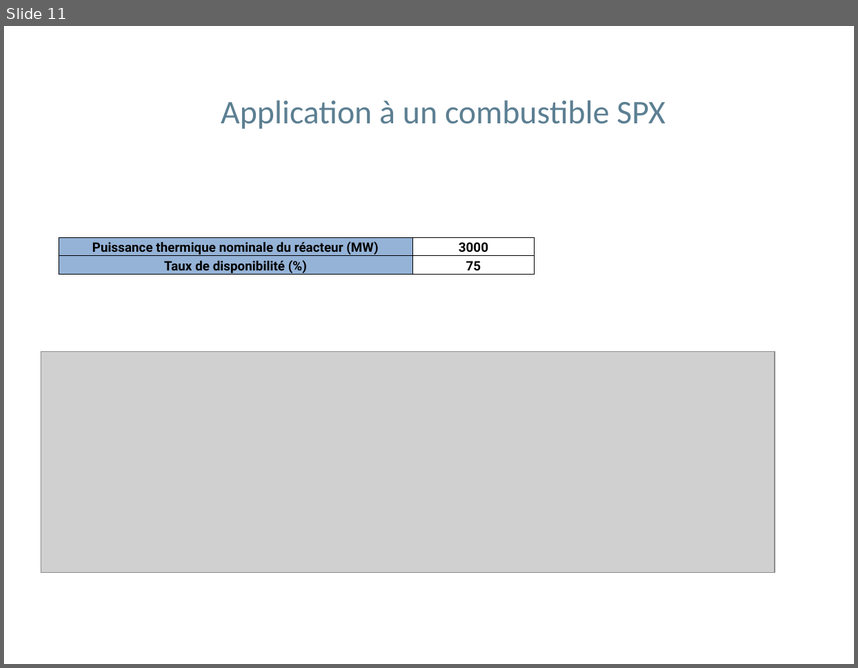
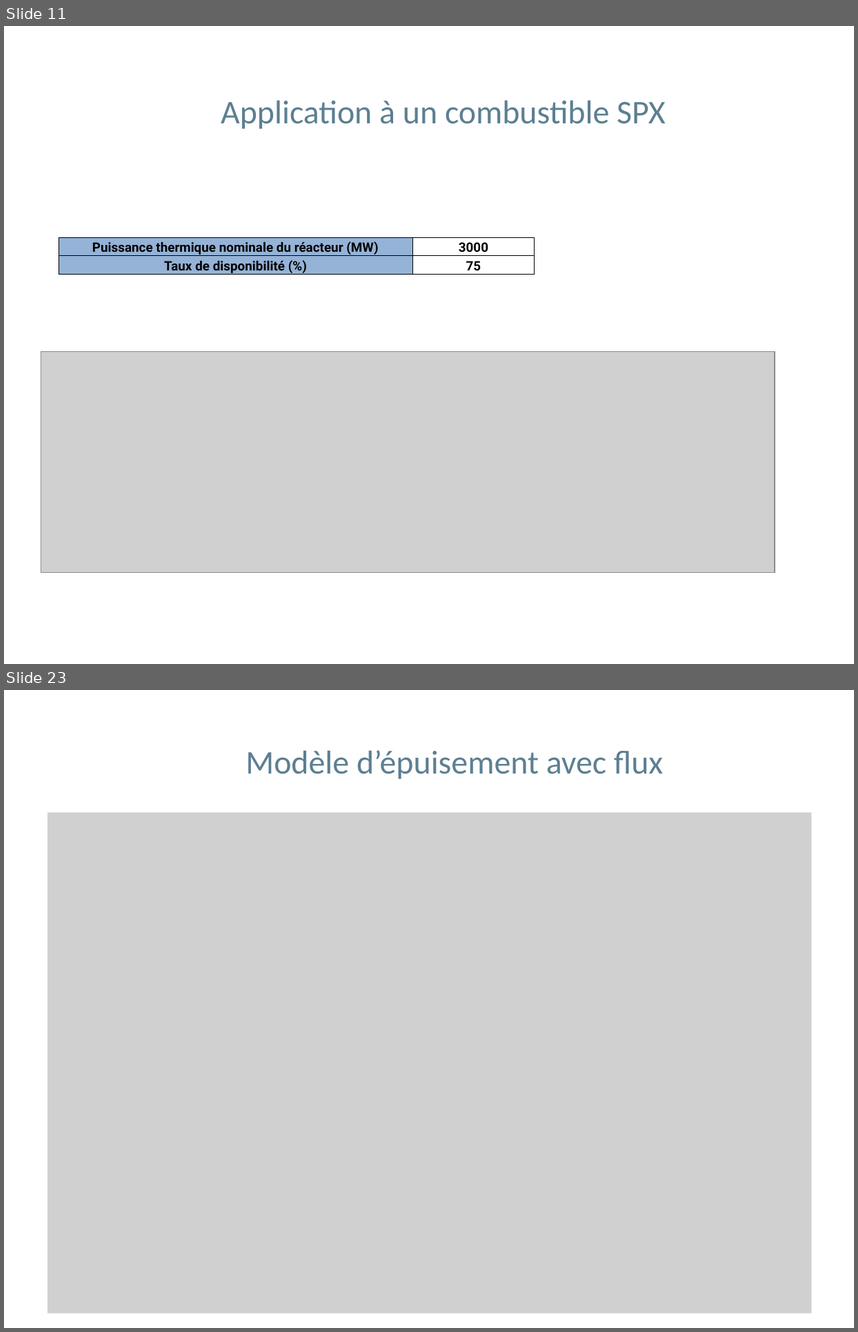
Before and after one commit to phjacquet/physor-smr-fbo, a slide deck: Fabien/PHR-FBO-L1_Mod.Epuis.pptx. Shown one above the other, each under a label of ours: slide 11 before the commit, slides 11 and 23 after it; the slides between them are not shown. The pictures are 858x668 and 858x1332 pixels, drawn with LibreOffice and Linux fonts; fonts in the diff are those of the drawing; grey boxes stand for pictures; background and template pictures are left out. Boxes give left, top, right and bottom in pixels: in the first picture for what was removed or moved away, otherwise in the second. Text is boxed around its words. In the diff, an @@ line names an element or a change of style, - is before the commit and + after.

```diff
--- a/Fabien/PHR-FBO-L1_Mod.Epuis.pptx
+++ b/Fabien/PHR-FBO-L1_Mod.Epuis.pptx
@@ slide 23 added at <box>4,690,854,1328</box>, background #FFFFFF @@
@@ text added at <box>245,750,663,779</box>, 28 pt, text #5C7F92 @@
+Modèle d’épuisement avec flux
@@ picture added at <box>47,812,811,1313</box> @@
```
Also in this commit, not shown: 14 slides changed, 1 other file.
